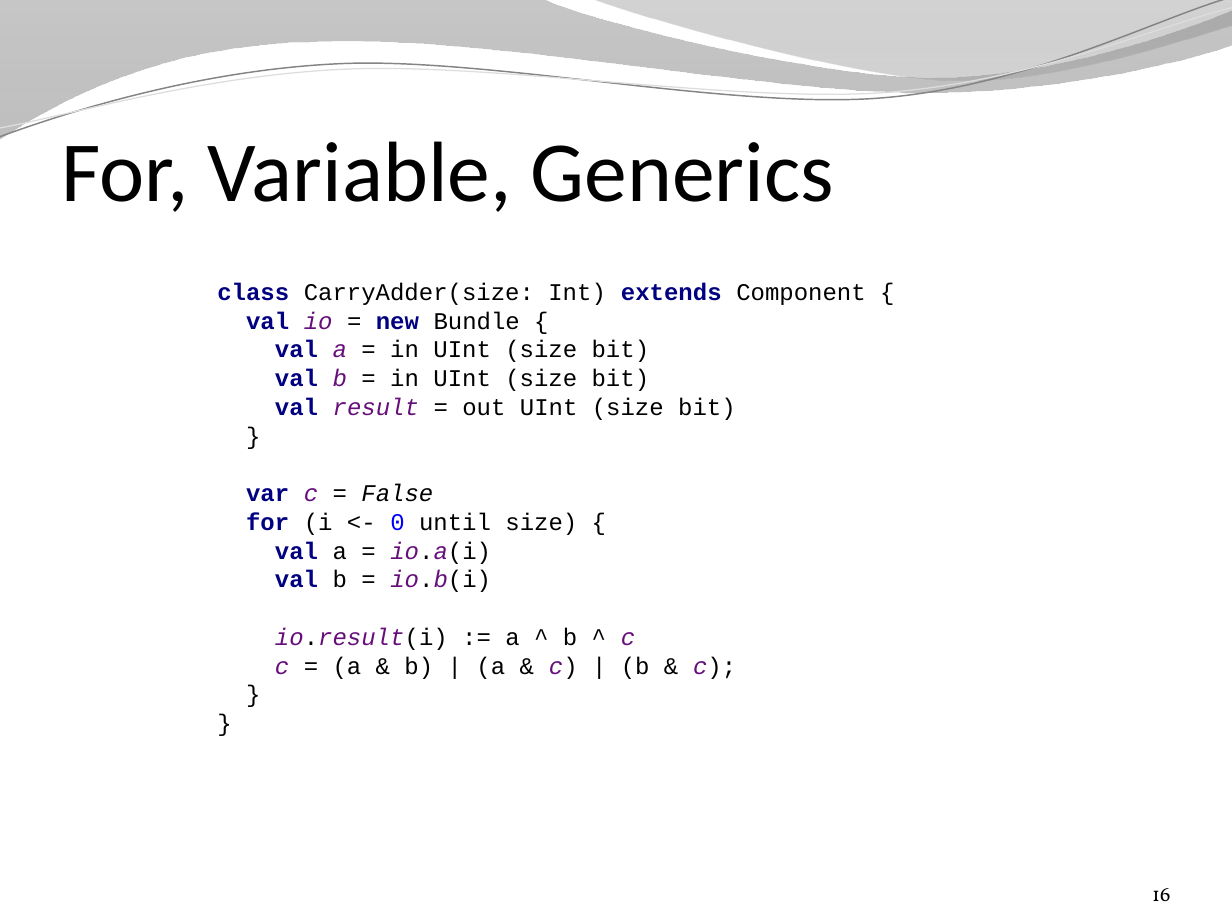
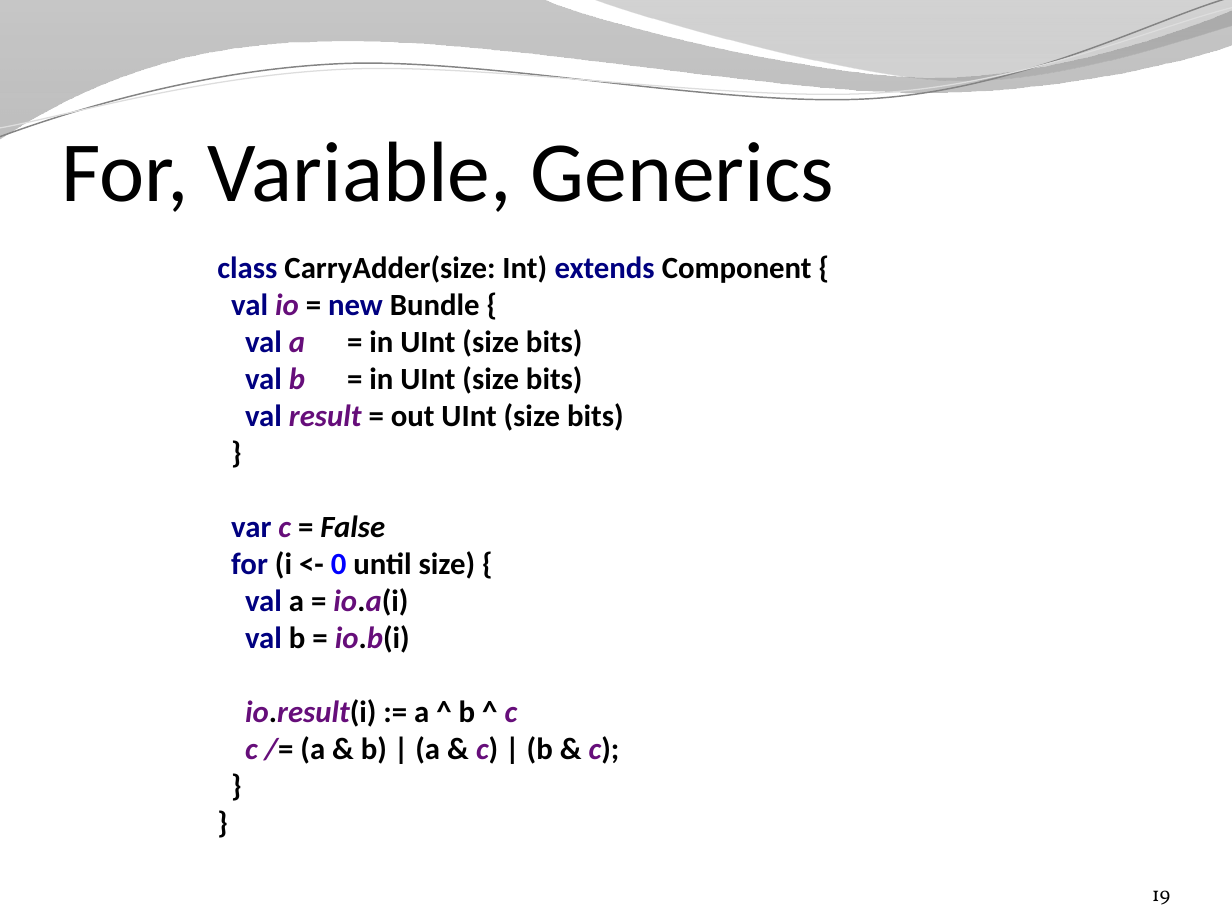
Before and after one commit to SpinalHDL/SpinalDoc, a slide deck: slide 19 of presentation/en/presentation.pptx (slide 16 before the commit). Drawn at 1232x924 pixels with LibreOffice and Linux fonts; fonts in the diff are those of the drawing; background and template pictures are left out. Boxes give left, top, right and bottom in pixels: in the first picture for what was removed or moved away, otherwise in the second. Text is boxed around its words. In the diff, an @@ line names an element or a change of style, - is before the commit and + after.

```diff
--- a/presentation/en/presentation.pptx
+++ b/presentation/en/presentation.pptx
@@ text at (217, 255, 812, 764): text changed; size 14 to 18 pt; font Courier New to Calibri; bold on @@
-class CarryAdder(size: Int) extends Component {
-val io = new Bundle {
-val a = in UInt (size bit)
-val b = in UInt (size bit)
-val result = out UInt (size bit)
-}
-var c = False
-for (i <- 0 until size) {
-val a = io.a(i)
-val b = io.b(i)
-io.result(i) := a ^ b ^ c
-c = (a & b) | (a & c) | (b & c);
-}
-}
+class CarryAdder(size: Int) extends Component {
+val io = new Bundle {
+val a = in UInt (size bits)
+val b = in UInt (size bits)
+val result = out UInt (size bits)
+}
+var c = False
+for (i <- 0 until size) {
+val a = io.a(i)
+val b = io.b(i)
+io.result(i) := a ^ b ^ c
+c /= (a & b) | (a & c) | (b & c);
+}
+}
@@ page number at (1152, 890, 1171, 905): text changed @@
-16
+19
```
Also in this commit, not shown: 20 other slides changed, 11 slides added, 8 other files.
